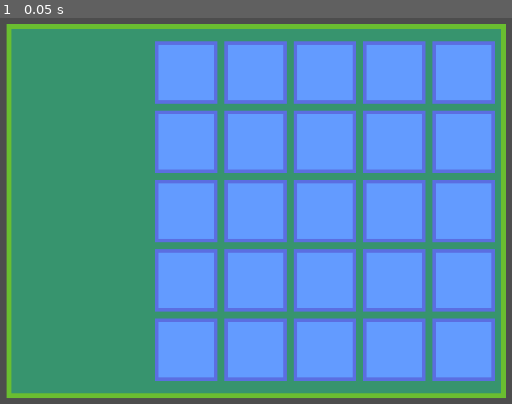
Above: before the commit, frame 1.
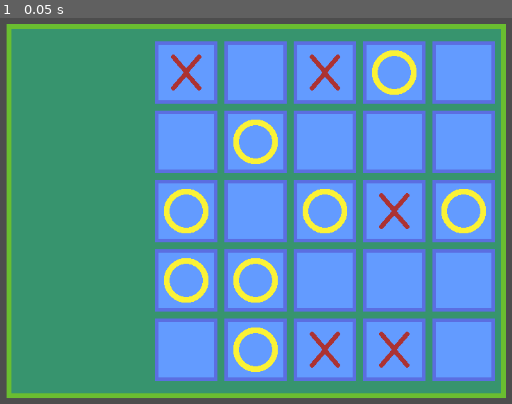
Above: after the commit, the same moment.

Repository: VictorFranklinM/InventorySystem
Game: Godot game, scene res://scenes/inventory.tscn
Same seed, same stepped clock (60 frames per second), same inputs: the game is played once before the commit and once after it. The project has no main scene, so this scene is started directly.
Inputs:
- Up to frame 1 (0.05 s): no input

The runs differ from the first frame. In frame 1, 4.3% of the frame differs, in the area x 32-95%, y 8-92%.

Commit message:
feat: creates items at random slots

Diff:
--- a/scenes/inventory.tscn
+++ b/scenes/inventory.tscn
@@ -1,7 +1,8 @@
-[gd_scene load_steps=4 format=3 uid="uid://l1gchidnvgpy"]
+[gd_scene load_steps=5 format=3 uid="uid://l1gchidnvgpy"]
 
 [ext_resource type="Texture2D" uid="uid://cejxr4uvoqagl" path="res://textures/Inventory.png" id="1_hj2ta"]
 [ext_resource type="Texture2D" uid="uid://cdq6bhbbs5k6o" path="res://textures/Slot.png" id="2_ty45s"]
+[ext_resource type="Script" uid="uid://b4rctc4afm1kl" path="res://scripts/slot.gd" id="3_ty45s"]
 
 [sub_resource type="StyleBoxTexture" id="StyleBoxTexture_53g1v"]
 texture = ExtResource("2_ty45s")
@@ -30,123 +31,148 @@
 custom_minimum_size = Vector2(90, 90)
 layout_mode = 2
 theme_override_styles/panel = SubResource("StyleBoxTexture_53g1v")
+script = ExtResource("3_ty45s")
 
 [node name="Slot2" type="Panel" parent="Grid"]
 custom_minimum_size = Vector2(90, 90)
 layout_mode = 2
 theme_override_styles/panel = SubResource("StyleBoxTexture_53g1v")
+script = ExtResource("3_ty45s")
 
 [node name="Slot3" type="Panel" parent="Grid"]
 custom_minimum_size = Vector2(90, 90)
 layout_mode = 2
 theme_override_styles/panel = SubResource("StyleBoxTexture_53g1v")
+script = ExtResource("3_ty45s")
 
 [node name="Slot4" type="Panel" parent="Grid"]
 custom_minimum_size = Vector2(90, 90)
 layout_mode = 2
 theme_override_styles/panel = SubResource("StyleBoxTexture_53g1v")
+script = ExtResource("3_ty45s")
 
 [node name="Slot5" type="Panel" parent="Grid"]
 custom_minimum_size = Vector2(90, 90)
 layout_mode = 2
 theme_override_styles/panel = SubResource("StyleBoxTexture_53g1v")
+script = ExtResource("3_ty45s")
 
 [node name="Slot6" type="Panel" parent="Grid"]
 custom_minimum_size = Vector2(90, 90)
 layout_mode = 2
 theme_override_styles/panel = SubResource("StyleBoxTexture_53g1v")
+script = ExtResource("3_ty45s")
 
 [node name="Slot7" type="Panel" parent="Grid"]
 custom_minimum_size = Vector2(90, 90)
 layout_mode = 2
 theme_override_styles/panel = SubResource("StyleBoxTexture_53g1v")
+script = ExtResource("3_ty45s")
 
 [node name="Slot8" type="Panel" parent="Grid"]
 custom_minimum_size = Vector2(90, 90)
 layout_mode = 2
 theme_override_styles/panel = SubResource("StyleBoxTexture_53g1v")
+script = ExtResource("3_ty45s")
 
 [node name="Slot9" type="Panel" parent="Grid"]
 custom_minimum_size = Vector2(90, 90)
 layout_mode = 2
 theme_override_styles/panel = SubResource("StyleBoxTexture_53g1v")
+script = ExtResource("3_ty45s")
 
 [node name="Slot10" type="Panel" parent="Grid"]
 custom_minimum_size = Vector2(90, 90)
 layout_mode = 2
 theme_override_styles/panel = SubResource("StyleBoxTexture_53g1v")
+script = ExtResource("3_ty45s")
 
 [node name="Slot11" type="Panel" parent="Grid"]
 custom_minimum_size = Vector2(90, 90)
 layout_mode = 2
 theme_override_styles/panel = SubResource("StyleBoxTexture_53g1v")
+script = ExtResource("3_ty45s")
 
 [node name="Slot12" type="Panel" parent="Grid"]
 custom_minimum_size = Vector2(90, 90)
 layout_mode = 2
 theme_override_styles/panel = SubResource("StyleBoxTexture_53g1v")
+script = ExtResource("3_ty45s")
 
 [node name="Slot13" type="Panel" parent="Grid"]
 custom_minimum_size = Vector2(90, 90)
 layout_mode = 2
 theme_override_styles/panel = SubResource("StyleBoxTexture_53g1v")
+script = ExtResource("3_ty45s")
 
 [node name="Slot14" type="Panel" parent="Grid"]
 custom_minimum_size = Vector2(90, 90)
 layout_mode = 2
 theme_override_styles/panel = SubResource("StyleBoxTexture_53g1v")
+script = ExtResource("3_ty45s")
 
 [node name="Slot15" type="Panel" parent="Grid"]
 custom_minimum_size = Vector2(90, 90)
 layout_mode = 2
 theme_override_styles/panel = SubResource("StyleBoxTexture_53g1v")
+script = ExtResource("3_ty45s")
 
 [node name="Slot16" type="Panel" parent="Grid"]
 custom_minimum_size = Vector2(90, 90)
 layout_mode = 2
 theme_override_styles/panel = SubResource("StyleBoxTexture_53g1v")
+script = ExtResource("3_ty45s")
 
 [node name="Slot17" type="Panel" parent="Grid"]
 custom_minimum_size = Vector2(90, 90)
 layout_mode = 2
 theme_override_styles/panel = SubResource("StyleBoxTexture_53g1v")
+script = ExtResource("3_ty45s")
 
 [node name="Slot18" type="Panel" parent="Grid"]
 custom_minimum_size = Vector2(90, 90)
 layout_mode = 2
 theme_override_styles/panel = SubResource("StyleBoxTexture_53g1v")
+script = ExtResource("3_ty45s")
 
 [node name="Slot19" type="Panel" parent="Grid"]
 custom_minimum_size = Vector2(90, 90)
 layout_mode = 2
 theme_override_styles/panel = SubResource("StyleBoxTexture_53g1v")
+script = ExtResource("3_ty45s")
 
 [node name="Slot20" type="Panel" parent="Grid"]
 custom_minimum_size = Vector2(90, 90)
 layout_mode = 2
 theme_override_styles/panel = SubResource("StyleBoxTexture_53g1v")
+script = ExtResource("3_ty45s")
 
 [node name="Slot21" type="Panel" parent="Grid"]
 custom_minimum_size = Vector2(90, 90)
 layout_mode = 2
 theme_override_styles/panel = SubResource("StyleBoxTexture_53g1v")
+script = ExtResource("3_ty45s")
 
 [node name="Slot22" type="Panel" parent="Grid"]
 custom_minimum_size = Vector2(90, 90)
 layout_mode = 2
 theme_override_styles/panel = SubResource("StyleBoxTexture_53g1v")
+script = ExtResource("3_ty45s")
 
 [node name="Slot23" type="Panel" parent="Grid"]
 custom_minimum_size = Vector2(90, 90)
 layout_mode = 2
 theme_override_styles/panel = SubResource("StyleBoxTexture_53g1v")
+script = ExtResource("3_ty45s")
 
 [node name="Slot24" type="Panel" parent="Grid"]
 custom_minimum_size = Vector2(90, 90)
 layout_mode = 2
 theme_override_styles/panel = SubResource("StyleBoxTexture_53g1v")
+script = ExtResource("3_ty45s")
 
 [node name="Slot25" type="Panel" parent="Grid"]
 custom_minimum_size = Vector2(90, 90)
 layout_mode = 2
 theme_override_styles/panel = SubResource("StyleBoxTexture_53g1v")
+script = ExtResource("3_ty45s")
--- /dev/null
+++ b/scripts/slot.gd
@@ -0,0 +1,9 @@
+extends Panel
+
+var ItemClass = preload("res://scenes/item.tscn")
+var item = null
+
+func _ready() -> void:
+	if randi() % 2 == 0:
+		item = ItemClass.instantiate()
+		add_child(item)
Not shown, added: scripts/slot.gd.uid
Binary file changed: textures/Circle.png
